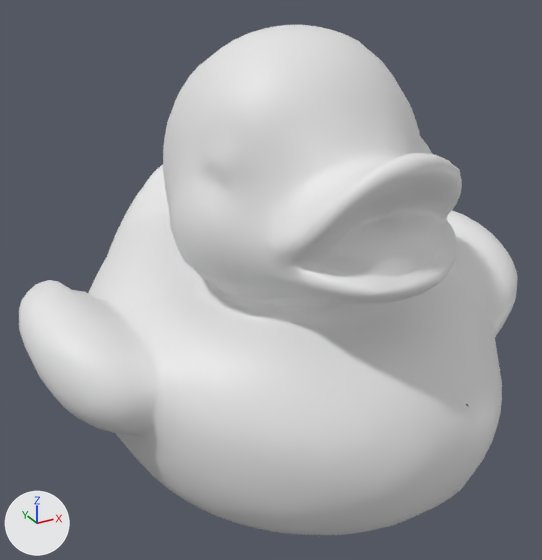
An edit to the OBJ model resources/meshes/debugger_5k.obj, drawn before and after from the same camera.
Rendered twice from a 50 mm camera at (-41.2, -73.5, 31.4) aimed at (-1.6, -1.4, -4.6). Every picture has the same lights, and +X, +Y and +Z are marked at lower left. The picture after the commit comes second. Where no turn or scale is listed for an object, it has been applied to the vertices.

Before the edit, the objects in view are built like this:
```python
me_debugger_5k = bpy.data.meshes.new('debugger_5k')
me_debugger_5k.from_pydata(...)  # 2515 vertices, 5000 faces; spans x -30.4..30.4, y -29.0..29.0, z -24.6..24.6
ob_debugger_5k = bpy.data.objects.new('debugger_5k', me_debugger_5k)
ob_debugger_5k.location = (0.0, 0.0, 0.0)
```
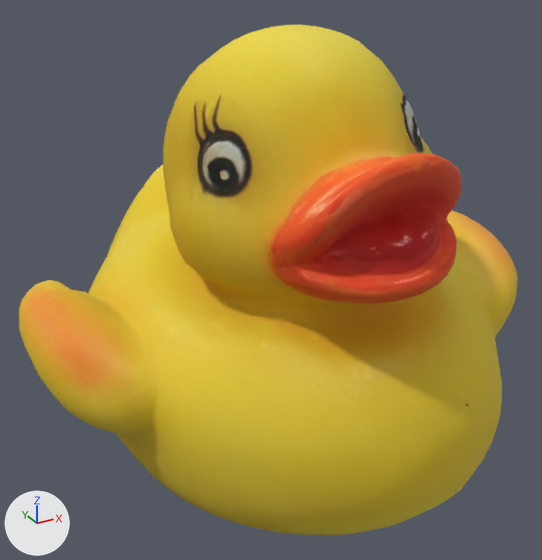
Pixel boxes (x1, y1, x2, y2) of what changed, in the pictures (542 x 560 px):
```json
{"object": "debugger_5k", "change": "recoloured", "before": [19, 25, 518, 535], "after": [19, 25, 518, 535], "on screen": "white to yellow"}
```

The change, as JSON lines over the scene's bpy script:
```json
{"op": "add", "block": "img_debugger_png", "code": ["img_debugger_png = load_image('debugger.png', '../textures/debugger.png', 1024, 1024, 'sRGB')"]}
{"op": "add", "block": "mat_material_0", "code": ["mat_material_0 = principled_material('material_0')", "mat_material_0.texture = img_debugger_png", "mat_material_0.roughness = 0.821"]}
{"block": "me_debugger_5k", "where": "me_debugger_5k.from_pydata(...)  # 2515 vertices, 5000 faces; spans x -30.4..30.4, y -29.0..29.0, z -24.6..24.6"}
{"op": "add", "block": "me_debugger_5k", "code": "me_debugger_5k.materials.append(mat_material_0)  # picture img_debugger_png"}
```
